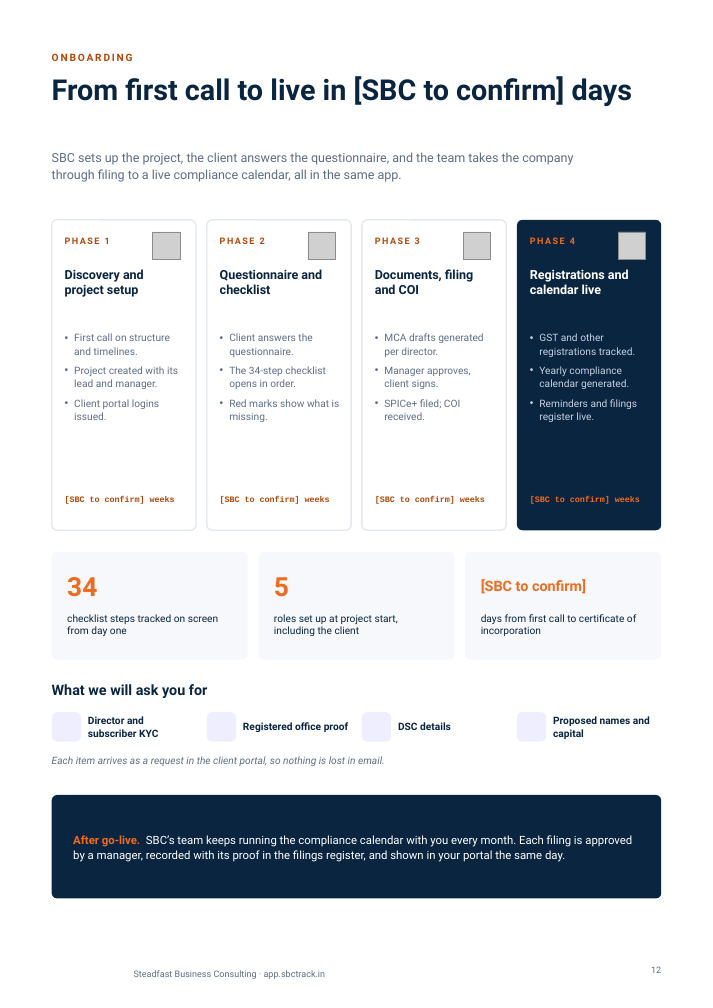
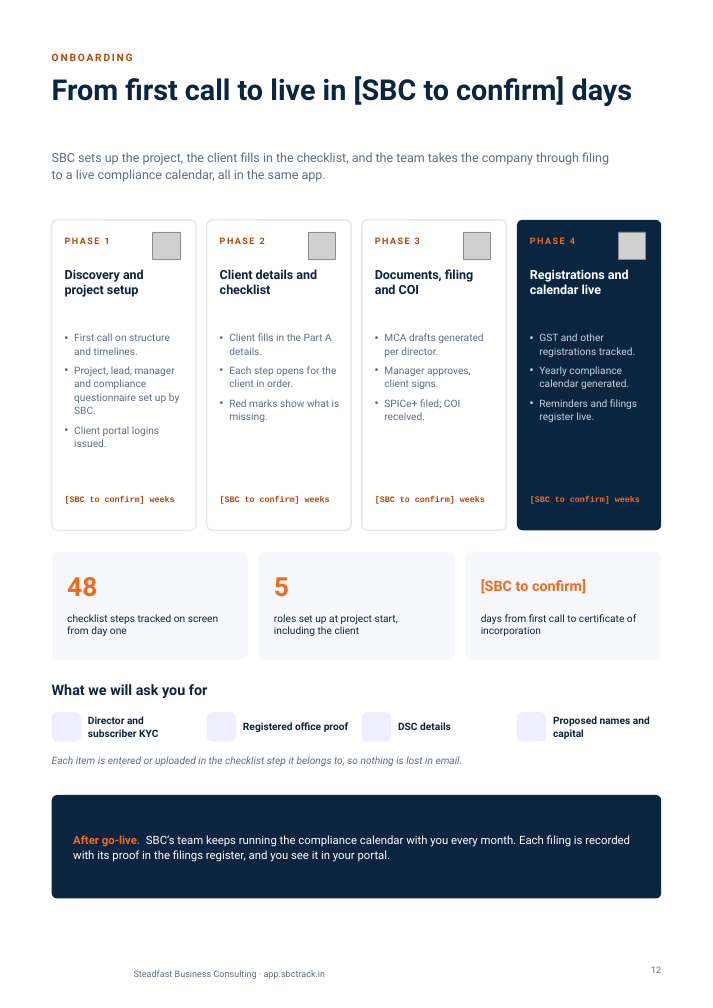
Before and after one commit to abdulfarhath7/vcfo_suite, a slide deck: slide 12 of docs/collateral/vcfo-suite/VCFO_Suite_Brochure.pptx. Drawn at 713x1008 pixels with LibreOffice and Linux fonts; fonts in the diff are those of the drawing; grey boxes stand for pictures; background and template pictures are left out. Boxes give left, top, right and bottom in pixels: in the first picture for what was removed or moved away, otherwise in the second. Text is boxed around its words. In the diff, an @@ line names an element or a change of style, - is before the commit and + after.

```diff
--- a/docs/collateral/vcfo-suite/VCFO_Suite_Brochure.pptx
+++ b/docs/collateral/vcfo-suite/VCFO_Suite_Brochure.pptx
@@ text at [52,152,609,182]: text changed @@
-SBC sets up the project, the client answers the questionnaire, and the team takes the company through filing to a live compliance calendar, all in the same app.
+SBC sets up the project, the client fills in the checklist, and the team takes the company through filing to a live compliance calendar, all in the same app.
@@ text at [220,269,317,294]: text changed @@
-Questionnaire and checklist
+Client details and checklist
@@ text at [229,333,336,387]: text changed @@
-• Client answers the questionnaire.
-• The 34-step checklist opens in order.
+• Client fills in the Part A details.
+• Each step opens for the client in order.
@@ text at [74,366,179,414]: text changed @@
-• Project created with its lead and manager.
+• Project, lead, manager and compliance questionnaire set up by SBC.
@@ text at [67,577,97,597]: text changed @@
-34
+48
@@ text at [52,756,463,766]: text changed @@
-Each item arrives as a request in the client portal, so nothing is lost in email.
+Each item is entered or uploaded in the checklist step it belongs to, so nothing is lost in email.
@@ text at [73,835,630,862]: text changed @@
-After go-live. SBC’s team keeps running the compliance calendar with you every month. Each filing is approved by a manager, recorded with its proof in the filings register, and shown in your portal the same day.
+After go-live. SBC’s team keeps running the compliance calendar with you every month. Each filing is recorded with its proof in the filings register, and you see it in your portal.
```
Also in this commit, not shown: 11 other slides changed, 10 other files.
